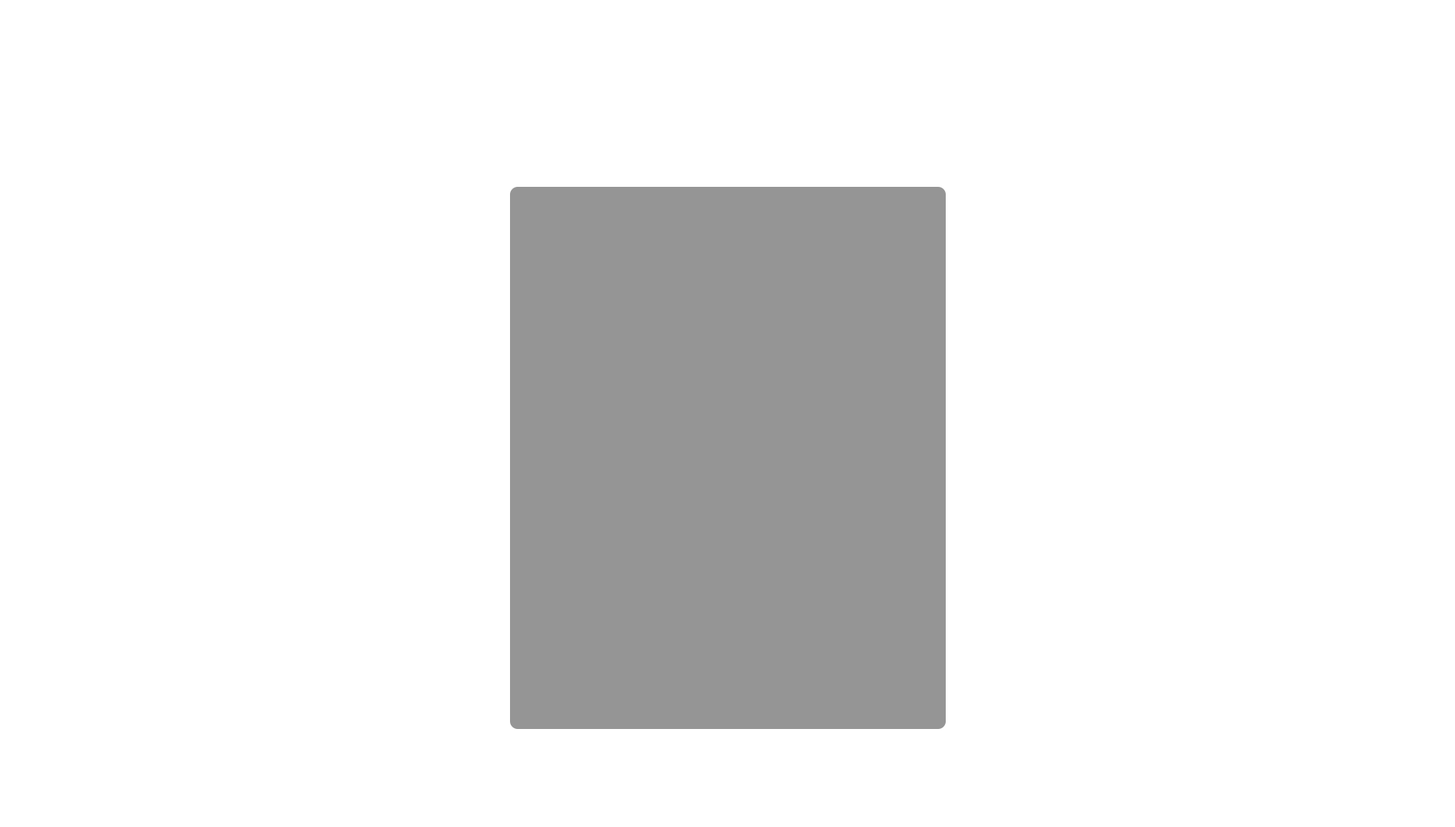
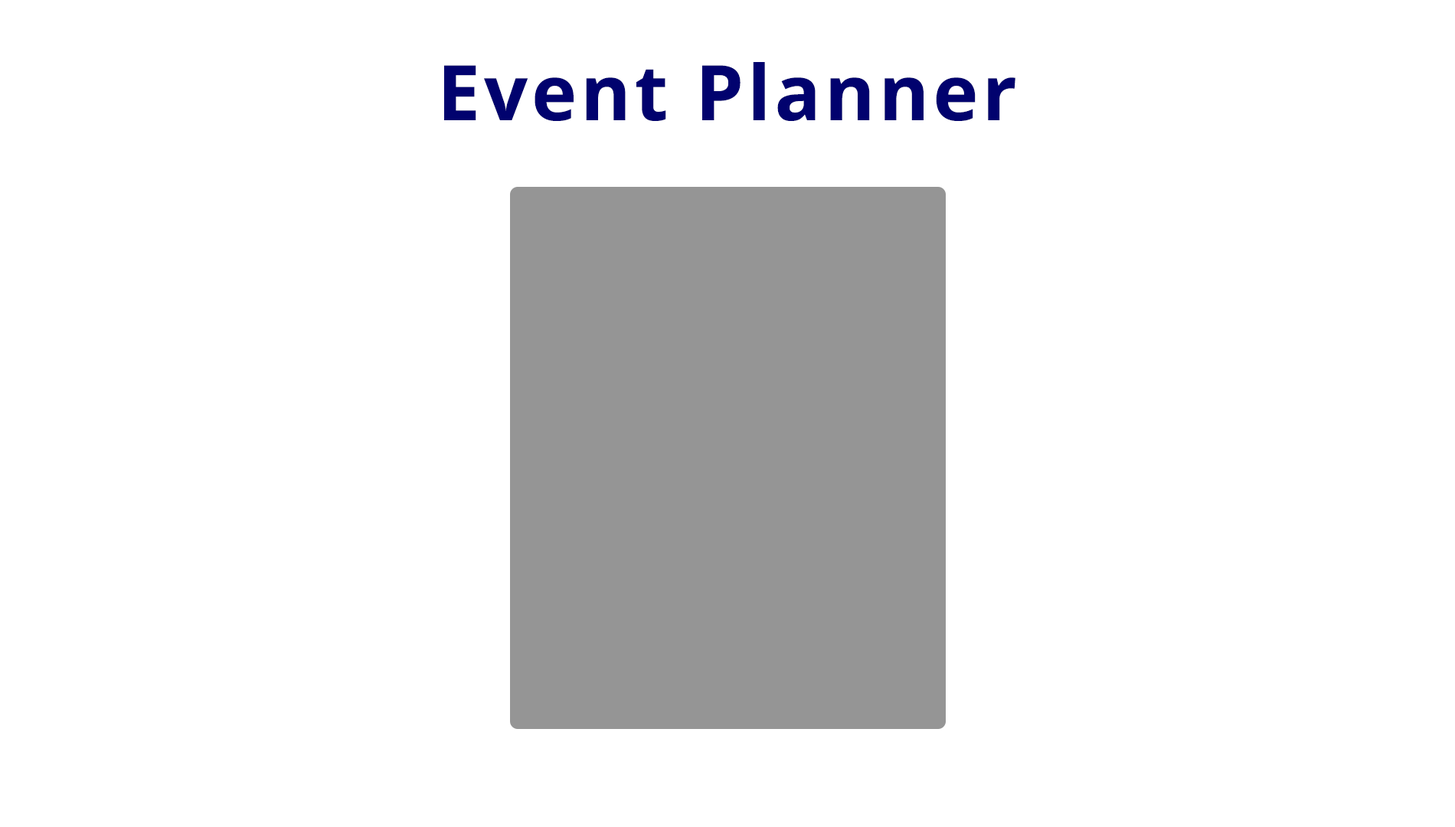
Before/after of a (1455, 827) layered artwork. What changed in the layer stack:
added layer "Event Planner" above "signup-box" over [444, 62, 1016, 121]
